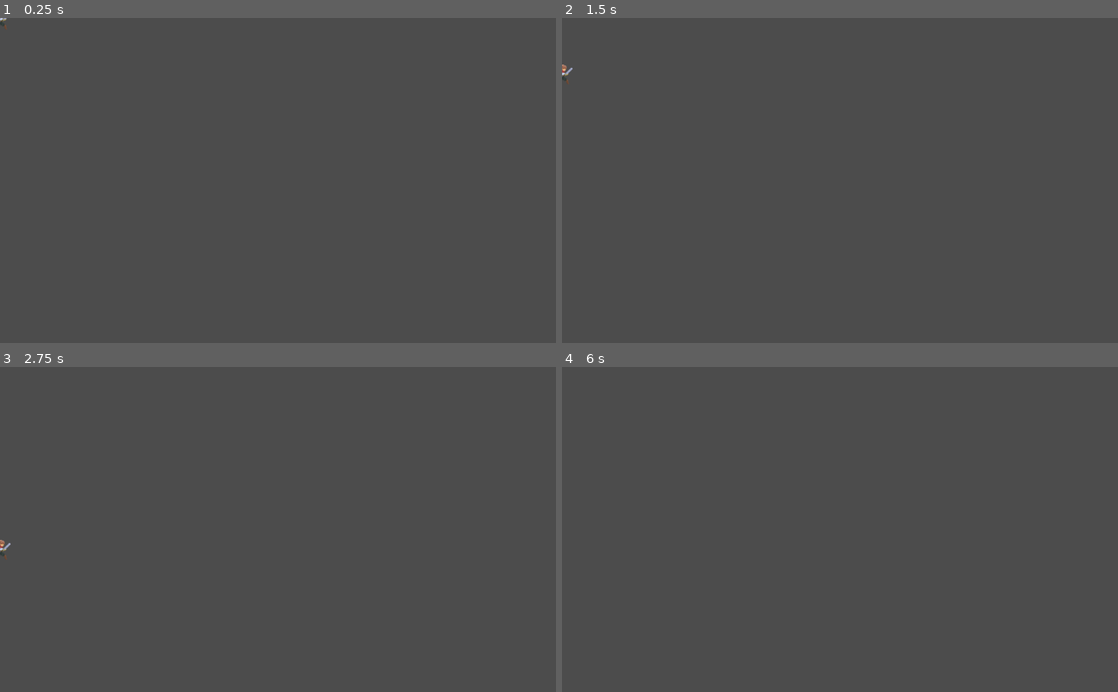
Above: before the commit, frames 1-4 (two rows, left to right).
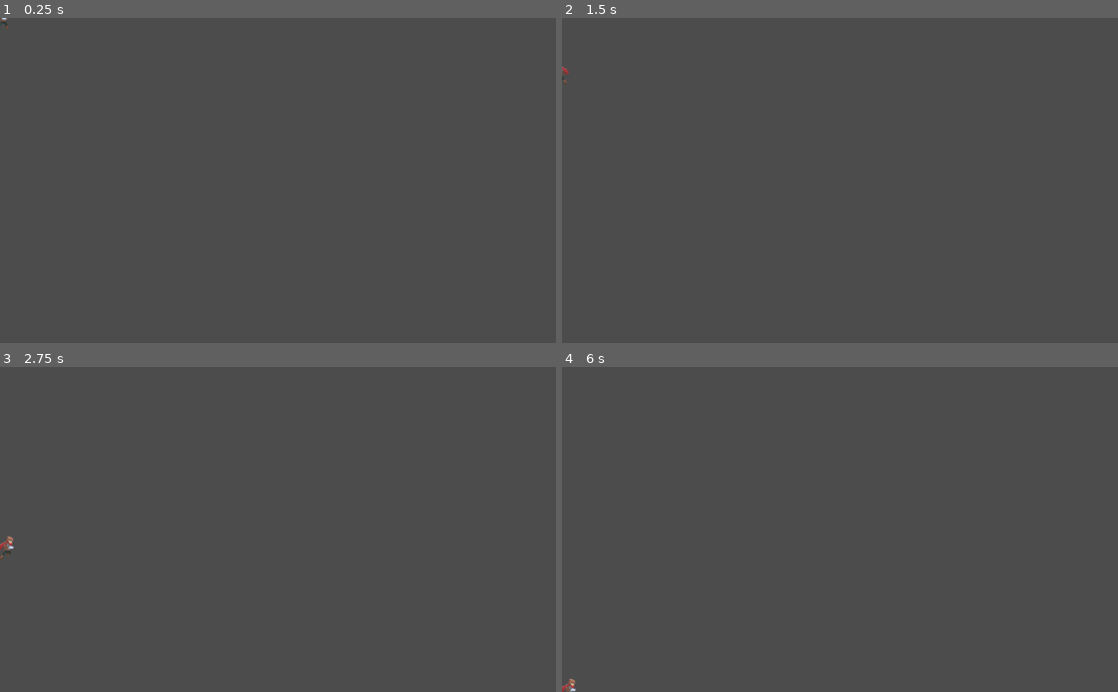
Above: after the commit, the same moments.

Repository: ztd12/GodotGrapple
Game: Godot game, scene res://Player.tscn
The game is run twice, just before and just after one commit, with the same random seed, the same clock (stepped at 60 frames per second) and the same inputs. Before the commit the project has no main scene; this scene is started directly in both runs.
Inputs:
- Up to frame 1 (0.25 s): no input
- Up to frame 2 (1.5 s): hold D (move_right) 0.53-1.28 s; hold Space (attack) 0.53-1.28 s; tap W (jump) at 0.77, 0.8, 1.07, 1.35 s; hold A (move_left) from 1.28 s (still down)
- Up to frame 3 (2.75 s): tap W (jump) at 1.52, 1.82, 2.3 s; tap Space (attack) at 1.55 s; tap Enter at 2 s; release A (move_left) at 2.03 s; hold D (move_right) from 2.03 s (still down); hold Space (attack) from 2.03 s (still down)
- Up to frame 4 (6 s): release Space (attack) at 2.78 s; tap Space (attack) at 2.85, 4.25, 4.35 s; tap W (jump) at 3.02, 3.32, 4.52, 4.82, 5.3, 5.85 s; release D (move_right) at 3.53 s; hold W (jump) 3.53-4.28 s; hold A (move_left) 3.53-5.78 s; tap Enter at 5 s; hold Space (attack) 5.03-5.78 s; hold D (move_right) from 5.78 s (still down)

The runs differ from the first frame. In frame 1, less than 0.1% of the frame differs, in the area x 0-2%, y 0-4%; in frame 2, less than 0.1%; in frame 3, 0.1%, in the area x 0-3%, y 52-60%; in frame 4, less than 0.1%.

Commit message:
movements

Diff:
--- /dev/null
+++ b/Player.gd
@@ -0,0 +1,40 @@
+extends RigidBody2D
+
+
+# Declare member variables here. Examples:
+export var speed = 400
+var screen_size
+
+
+# Called when the node enters the scene tree for the first time.
+func _ready():
+	screen_size = get_viewport_rect().size
+
+
+
+# Called every frame. 'delta' is the elapsed time since the previous frame.
+func _process(delta):
+	var velocity = Vector2.ZERO
+	if Input.is_action_pressed("move_right"):
+		velocity.x += 1
+	if Input.is_action_pressed("move_left"):
+		velocity.x -= 1
+	if Input.is_action_pressed("jump"):
+		$AnimatedSprite.animation = "jump"
+	if Input.is_action_pressed("attack"):
+		$AnimatedSprite.animation = "fight"
+
+	if velocity.length() > 0:
+		velocity = velocity.normalized() *speed
+		$AnimatedSprite.play()
+	else:
+		$AnimatedSprite.stop()
+
+	position += velocity * delta
+	position.x = clamp(position.x, 0, screen_size.x)
+	position.y = clamp(position.y, 0, screen_size.y)
+
+	if velocity.x != 0:
+		$AnimatedSprite.animation = "run"
+		$AnimatedSprite.flip_v = false
+		$AnimatedSprite.flip_h = velocity.x < 0
--- a/Player.tscn
+++ b/Player.tscn
@@ -25,6 +25,7 @@
 [ext_resource path="res://art/Individual Sprites/adventurer-run-03.png" type="Texture" id=23]
 [ext_resource path="res://art/Individual Sprites/adventurer-run-04.png" type="Texture" id=24]
 [ext_resource path="res://art/Individual Sprites/adventurer-jump-00.png" type="Texture" id=25]
+[ext_resource path="res://Player.gd" type="Script" id=26]
 
 [sub_resource type="CapsuleShape2D" id=2]
 radius = 23.0
@@ -59,6 +60,7 @@
 } ]
 
 [node name="Player" type="RigidBody2D"]
+script = ExtResource( 26 )
 
 [node name="CollisionShape2D" type="CollisionShape2D" parent="."]
 shape = SubResource( 2 )
@@ -67,4 +69,5 @@
 position = Vector2( 1, -8 )
 scale = Vector2( 1.5, 1.5 )
 frames = SubResource( 1 )
-animation = "hurt"
+animation = "run"
+frame = 1
--- a/project.godot
+++ b/project.godot
@@ -11,6 +11,7 @@
 [application]
 
 config/name="GRAPPLE"
+run/main_scene="res://Player.tscn"
 config/icon="res://icon.png"
 
 [gui]
Not shown: 1 places in Player.tscn that only renumber resources
